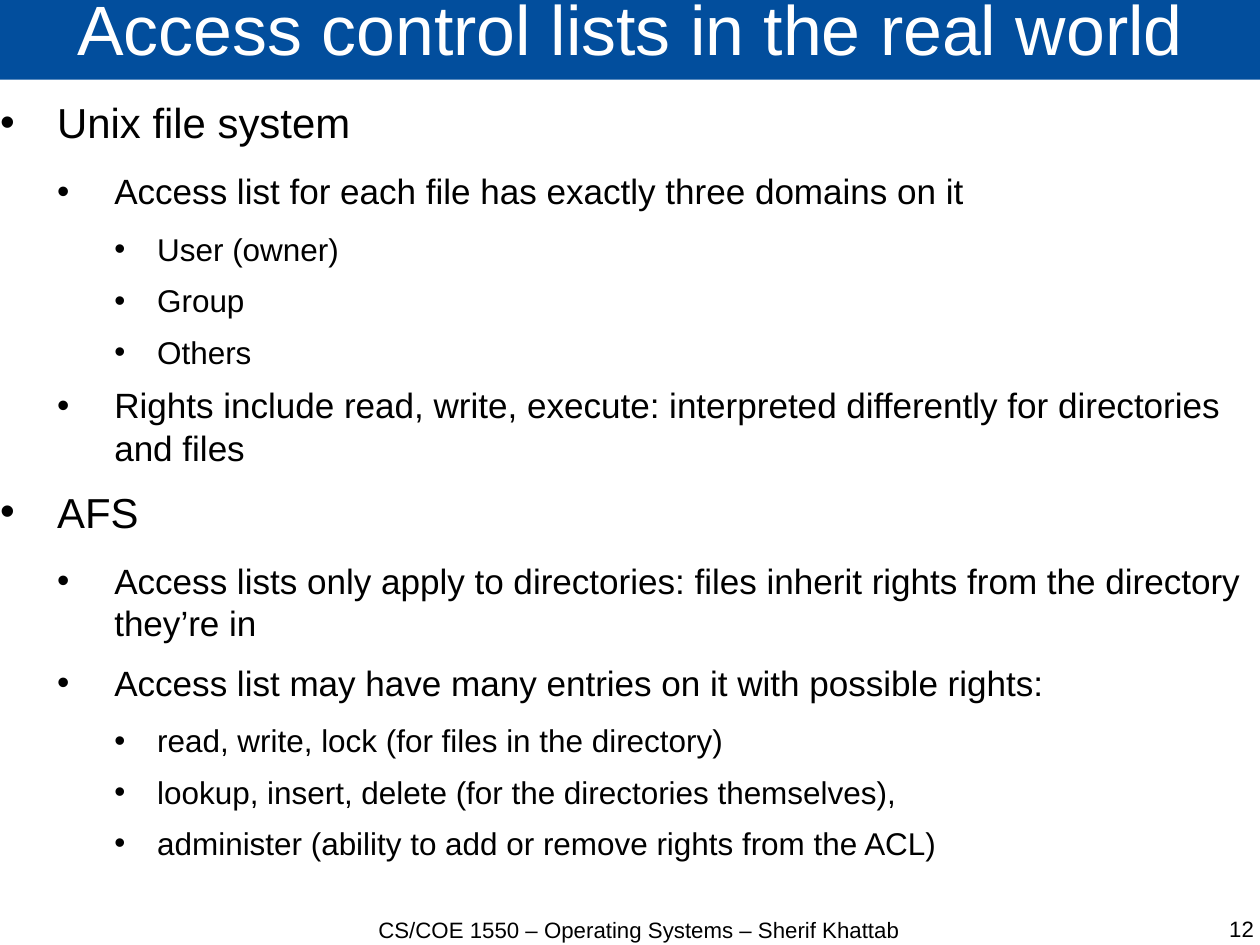
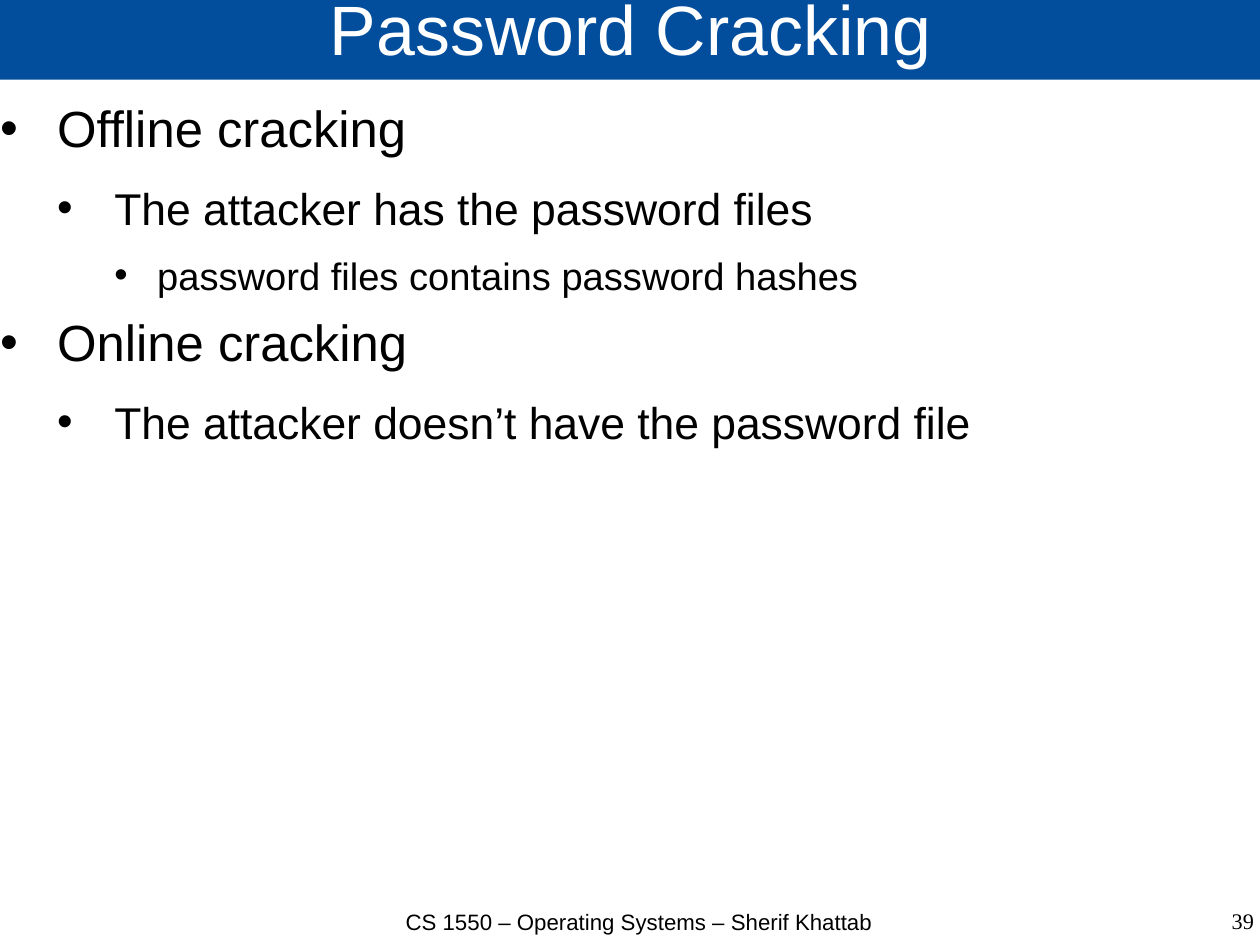
Before and after one commit to cs1550-2224/cs1550-code-handouts, a slide deck: slide 39 of DraftSlides/Lecture26.pptx (slide 12 before the commit). Drawn at 1260x945 pixels with LibreOffice and Linux fonts; fonts in the diff are those of the drawing. Boxes give left, top, right and bottom in pixels: in the first picture for what was removed or moved away, otherwise in the second. Text is boxed around its words. In the diff, an @@ line names an element or a change of style, - is before the commit and + after.

Commit message:
Lecture 26

```diff
--- a/DraftSlides/Lecture26.pptx
+++ b/DraftSlides/Lecture26.pptx
@@ title at [330,4,932,69]: text changed @@
-Access control lists in the real world
+Password Cracking
@@ text at [57,110,971,448]: text changed; size 22.1 to 28 pt @@
-• Unix file system
-  • Access list for each file has exactly three domains on it
-    • User (owner)
-    • Group
-    • Others
-  • Rights include read, write, execute: interpreted differently for directories and files
-• AFS
-  • Access lists only apply to directories: files inherit rights from the directory they’re in
-  • Access list may have many entries on it with possible rights:
-    • read, write, lock (for files in the directory)
-    • lookup, insert, delete (for the directories themselves),
-    • administer (ability to add or remove rights from the ACL)
+• Offline cracking
+  • The attacker has the password files
+    • password files contains password hashes
+• Online cracking
+  • The attacker doesn’t have the password file
@@ text at [406,914,872,935]: text changed @@
-CS/COE 1550 – Operating Systems – Sherif Khattab
+CS 1550 – Operating Systems – Sherif Khattab
@@ page number at [1232,914,1254,930]: text changed; font Arial to Times New Roman @@
-12
+39
```
Also in this commit, not shown: 18 other slides changed, 42 slides added, 4 slides removed, 3 other files.
